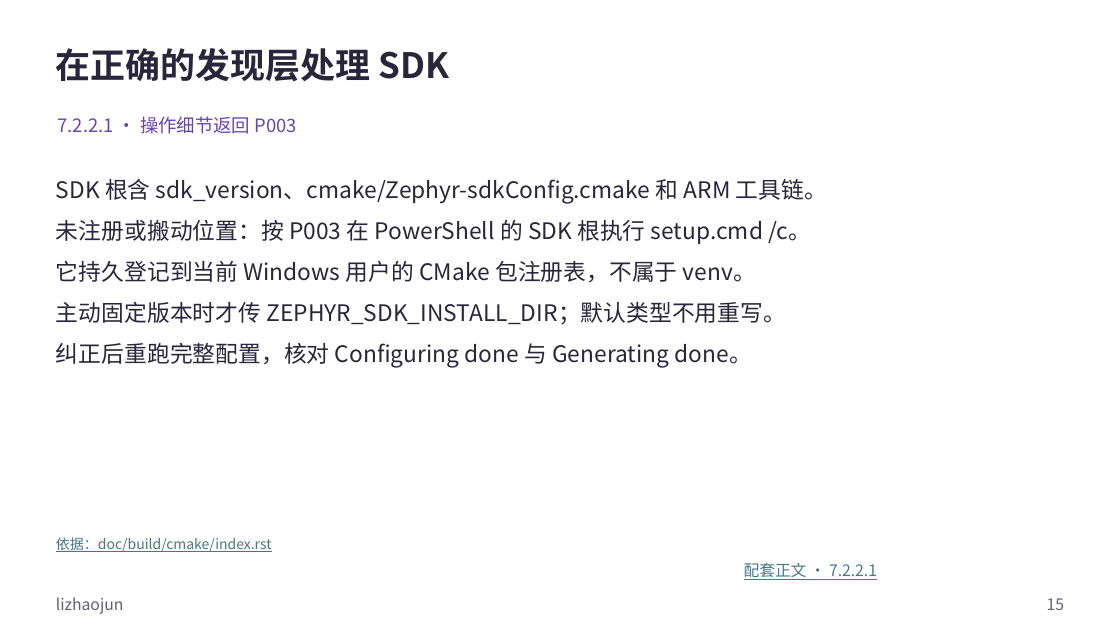
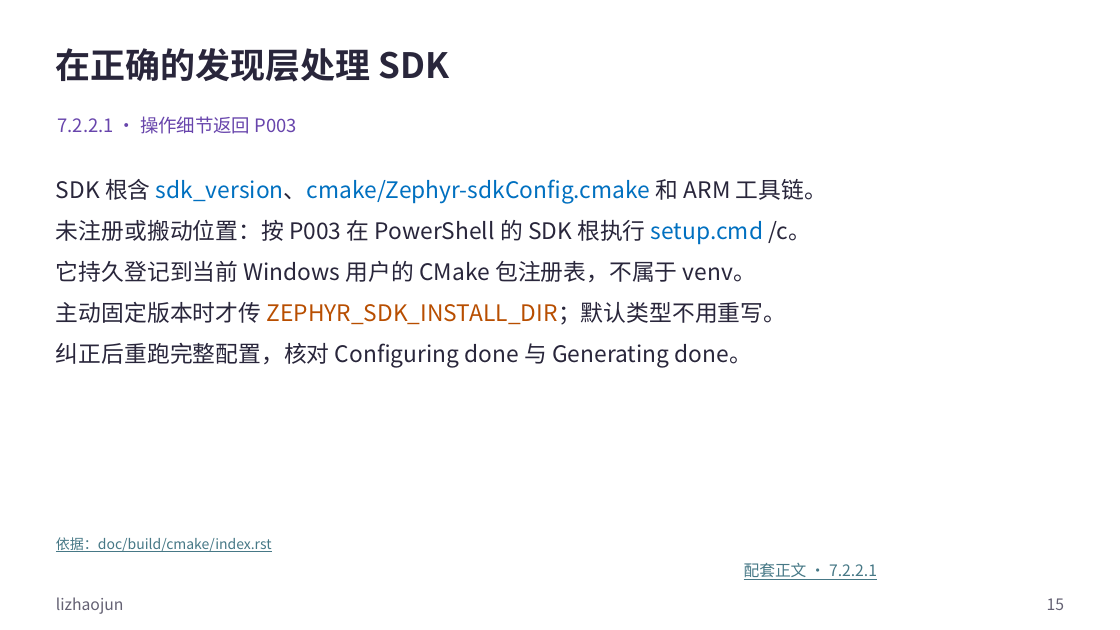
Before and after one commit to FormingSystem/zephyr_hc32f4a0, a slide deck: slide 15 of learning/P01_zephyr_make_project/slides/P007_Zephyr应用构建_Windows.pptx. Drawn at 1120x630 pixels with LibreOffice and Linux fonts; fonts in the diff are those of the drawing. Boxes give left, top, right and bottom in pixels: in the first picture for what was removed or moved away, otherwise in the second. Text is boxed around its words. In the diff, an @@ line names an element or a change of style, - is before the commit and + after.

```diff
--- a/learning/P01_zephyr_make_project/slides/P007_Zephyr应用构建_Windows.pptx
+++ b/learning/P01_zephyr_make_project/slides/P007_Zephyr应用构建_Windows.pptx
@@ text at <box>56,179,827,325</box>: text colour #29263B to #0070C0 in "sdk_version、cmake/Zephyr-sdkConfig.cmake", "setup.cmd"; text colour #29263B to #B84E00 in "ZEPHYR_SDK_INSTALL_DIR；默认类型不用重写。" @@
```
Also in this commit, not shown: 11 other slides changed, 17 other files.
